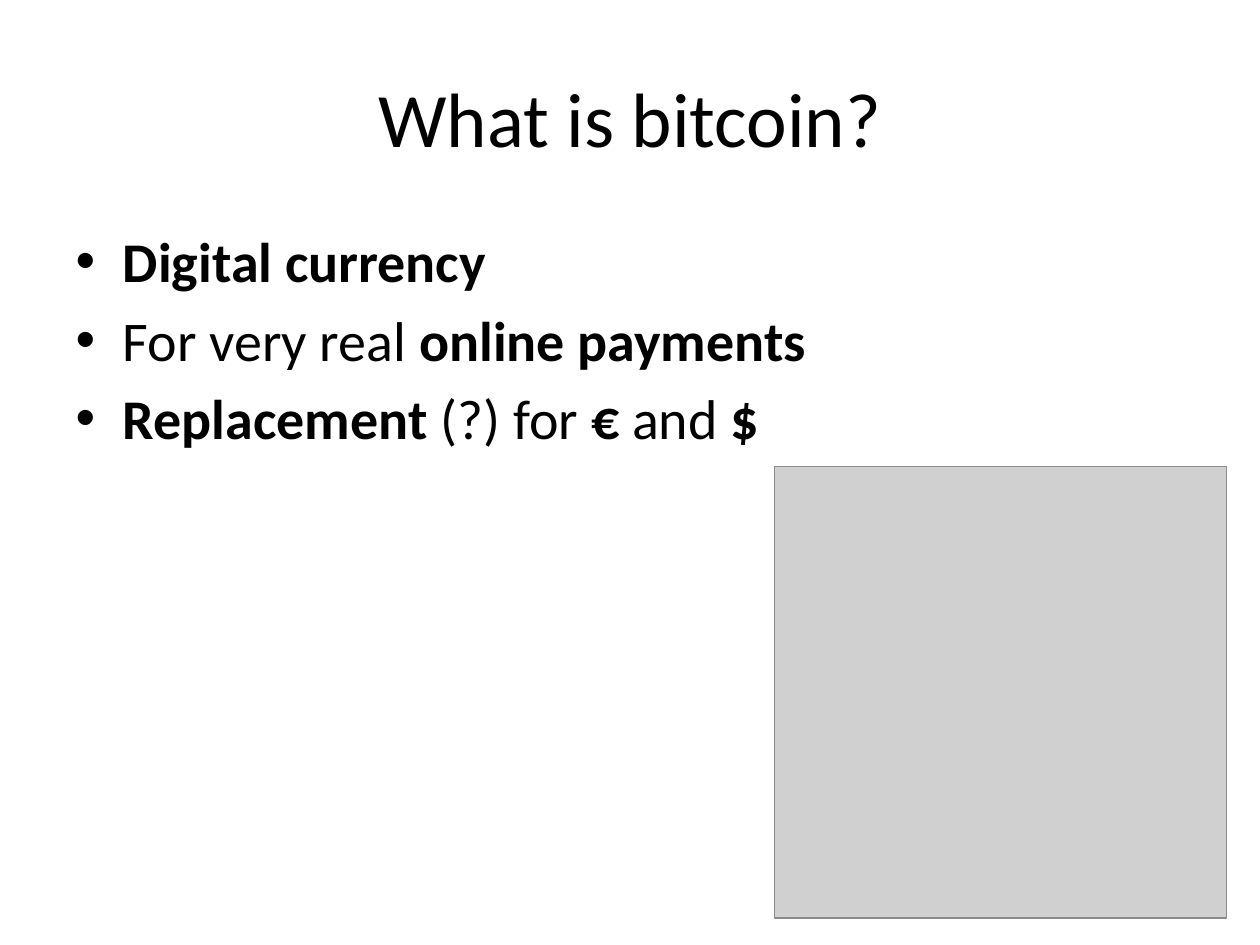
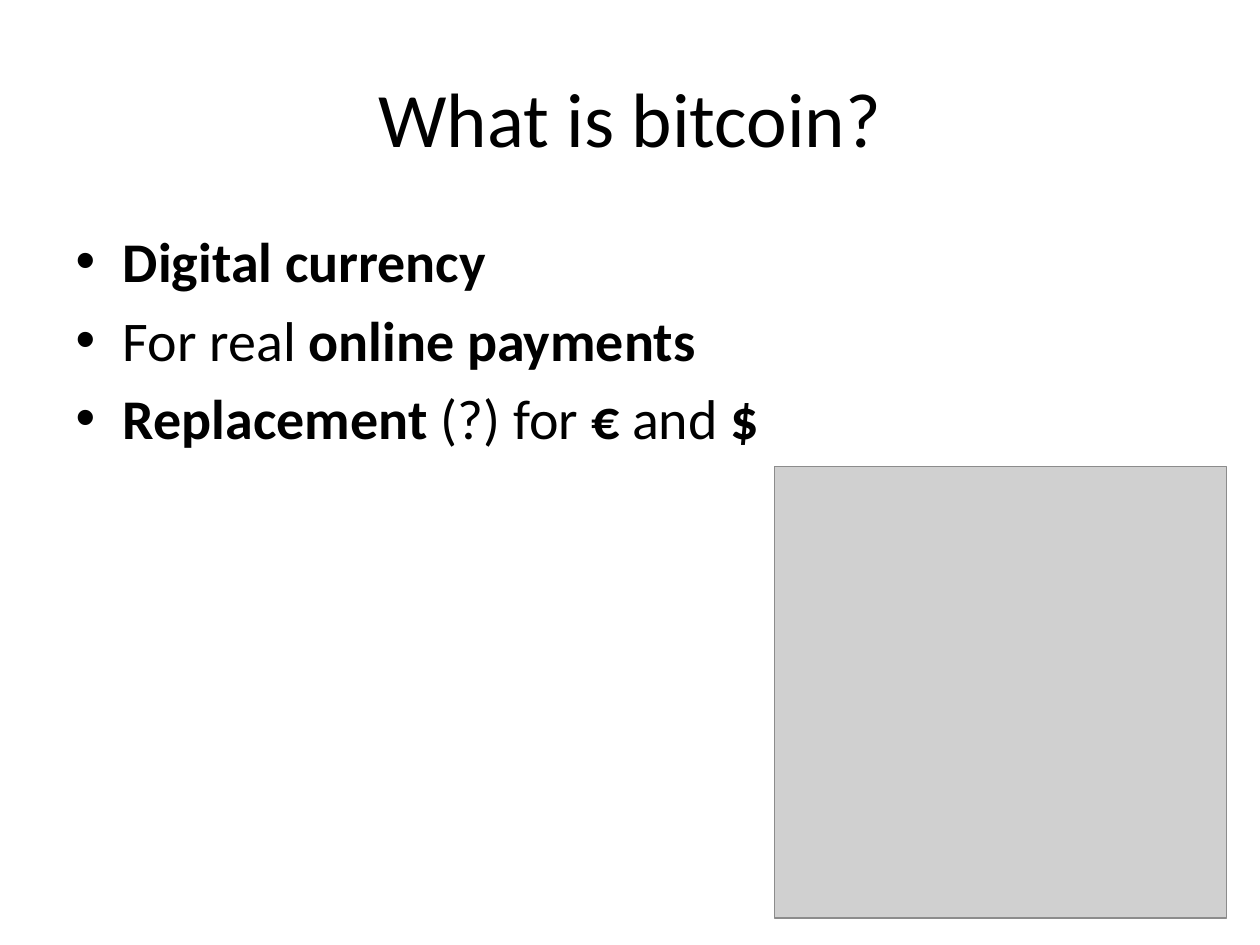
Before and after one commit to dionyziz/ntua-crypto, a slide deck: slide 2 of bitcoin-en.pptx. Drawn at 1260x945 pixels with LibreOffice and Linux fonts; fonts in the diff are those of the drawing; grey boxes stand for pictures. Boxes give left, top, right and bottom in pixels: in the first picture for what was removed or moved away, otherwise in the second. Text is boxed around its words. In the diff, an @@ line names an element or a change of style, - is before the commit and + after.

```diff
--- a/bitcoin-en.pptx
+++ b/bitcoin-en.pptx
@@ text at (123, 321, 695, 370): text changed @@
-• For very real online payments
+• For real online payments
```
Also in this commit, not shown: 15 other slides changed, 1 other file.
